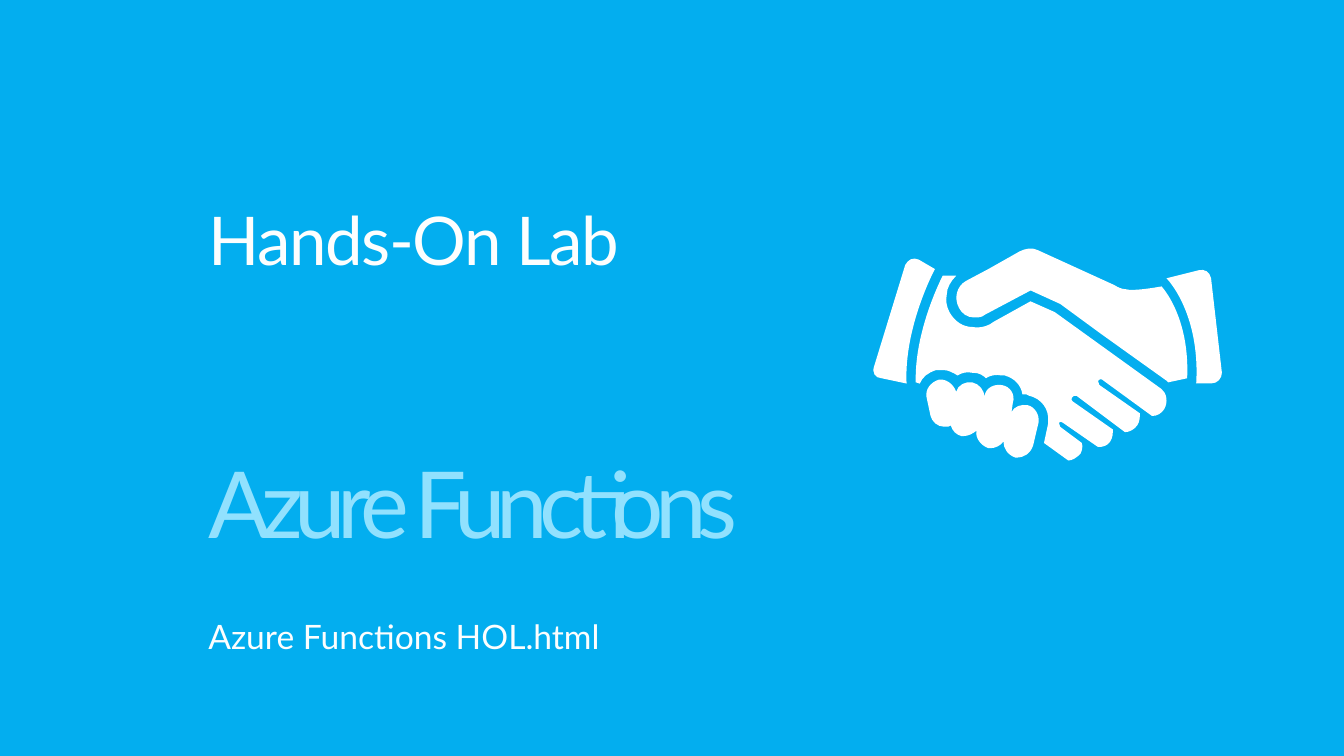
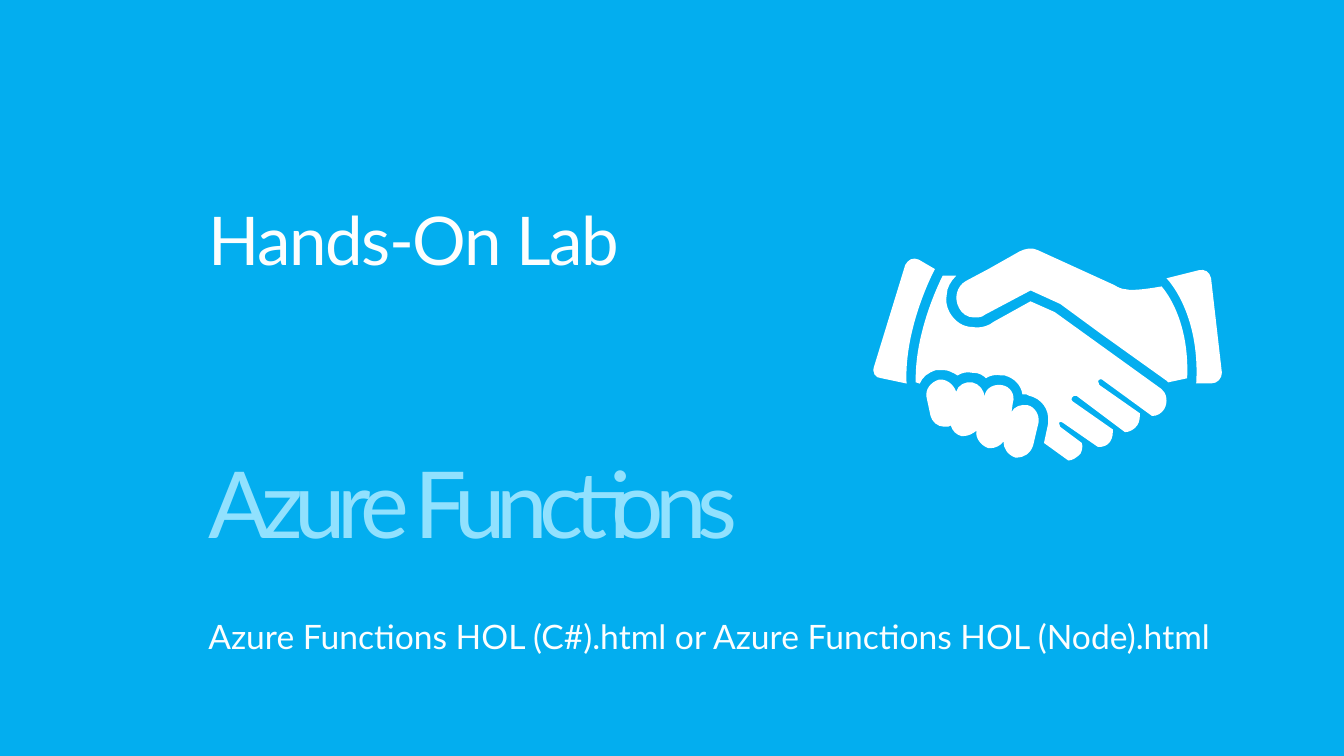
Before and after one commit to MSRConnections/Azure-training-course, a slide deck: slide 11 of Content/Functions/Azure Functions.pptx. Drawn at 1344x756 pixels with LibreOffice and Linux fonts; fonts in the diff are those of the drawing. Boxes give left, top, right and bottom in pixels: in the first picture for what was removed or moved away, otherwise in the second. Text is boxed around its words. In the diff, an @@ line names an element or a change of style, - is before the commit and + after.

Commit message:
Added Node version of Azure Functions lab

```diff
--- a/Content/Functions/Azure Functions.pptx
+++ b/Content/Functions/Azure Functions.pptx
@@ subtitle at (208,623,1210,654): text changed @@
-Azure Functions HOL.html
+Azure Functions HOL (C#).html or Azure Functions HOL (Node).html
```
Also in this commit, not shown: 3 other slides changed, 9 other files.
